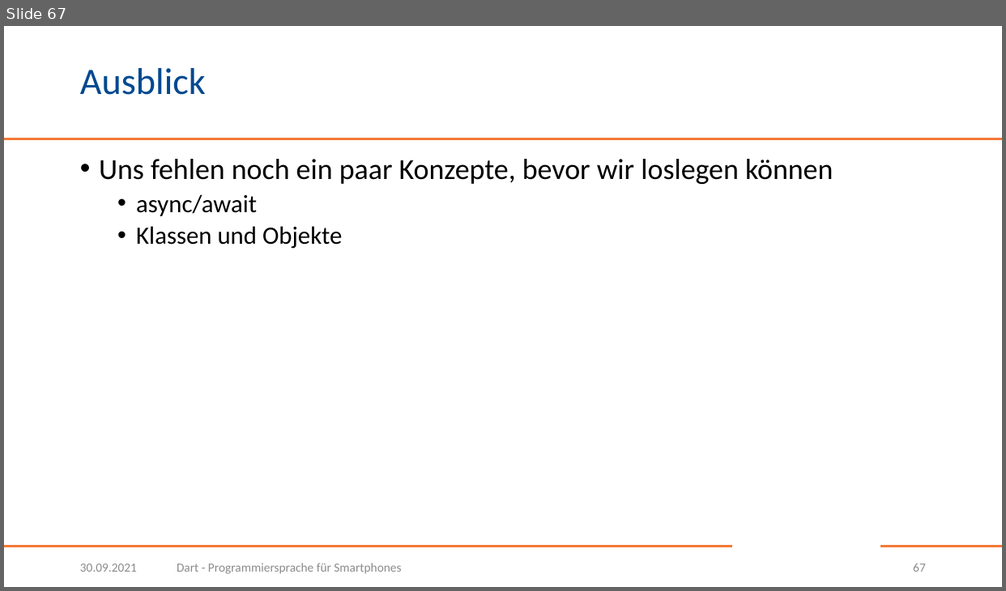
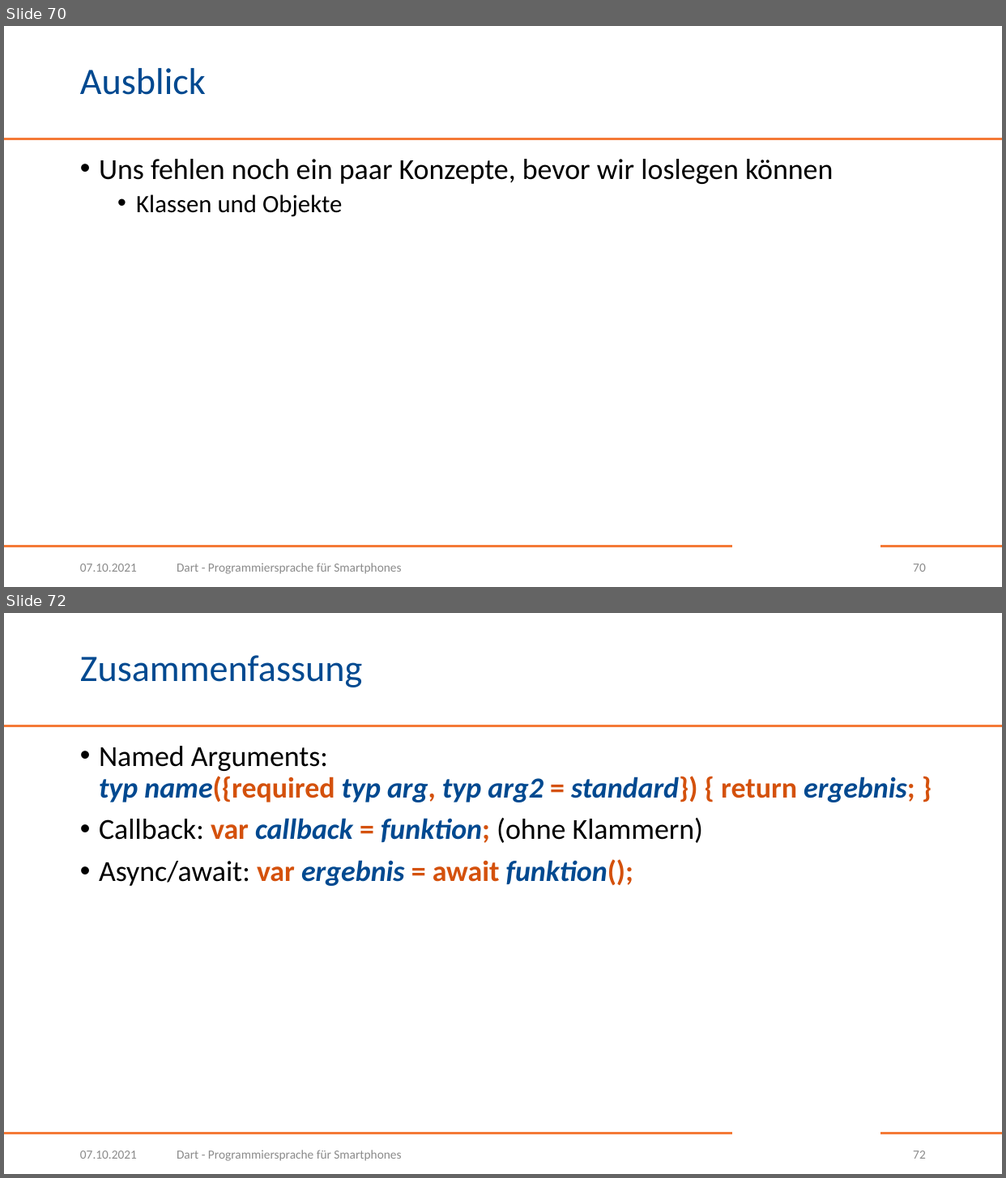
Before and after one commit to BogyMitutoyoCTL/Checklisten-App-2021, a slide deck: Dart.pptx. Shown one above the other, each under a label of ours: slide 67 before the commit, slides 70 and 72 after it; the slides between them are not shown. The pictures are 1006x591 and 1006x1178 pixels, drawn with LibreOffice and Linux fonts; fonts in the diff are those of the drawing; background and template pictures are left out. Boxes give left, top, right and bottom in pixels: in the first picture for what was removed or moved away, otherwise in the second. Text is boxed around its words. In the diff, an @@ line names an element or a change of style, - is before the commit and + after.

```diff
--- a/Dart.pptx
+++ b/Dart.pptx
@@ slide 72 added at box(4, 613, 1002, 1174), background #FFFFFF; not listed: 3 template elements that a slide beside it also shows @@
@@ title added at box(80, 655, 362, 688), 36 pt, text #004990 @@
+Zusammenfassung
@@ text added at box(99, 746, 915, 886), 28 pt, text #004990, bold @@
+• Named Arguments:
+  typ name({required typ arg, typ arg2 = standard}) { return ergebnis; }
+• Callback: var callback = funktion; (ohne Klammern)
+• Async/await: var ergebnis = await funktion();
@@ text added at box(80, 1151, 137, 1159), 12 pt, text #8C8C8C @@
+07.10.2021
@@ text added at box(177, 1150, 401, 1161), 12 pt, text #8C8C8C @@
+Dart - Programmiersprache für Smartphones
@@ page number added at box(913, 1151, 926, 1159), 12 pt, text #8C8C8C @@
+72
@@ what was slide 67 is now slide 70 @@
@@ slide 70 changed as well @@
@@ text at box(136, 194, 257, 216): paragraph removed @@
-  • async/await
@@ text at box(80, 564, 137, 572): text changed @@
-30.09.2021
+07.10.2021
@@ page number at box(913, 564, 926, 572): text changed @@
-67
+70
```
Also in this commit, not shown: 68 other slides changed, 3 other slides added.
